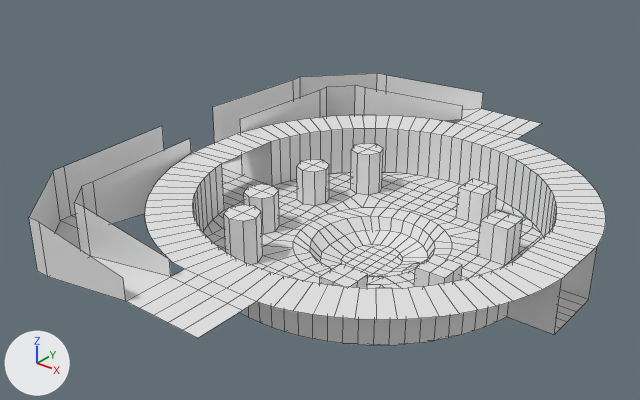
An edit to the OBJ model scenes/maps/dm_grove/dm_grove.obj, drawn before and after from the same camera.
Both versions are drawn from a camera (50 mm lens) standing at (494.0, -710.0, 471.0) and looking at (-54.0, -25.0, 46.0). The axes (+X, +Y, +Z) are drawn at lower left. The lights are the same throughout. The first picture is the older version. Mesh edges are drawn as thin lines. Where no turn or scale is listed for an object, it has been applied to the vertices.
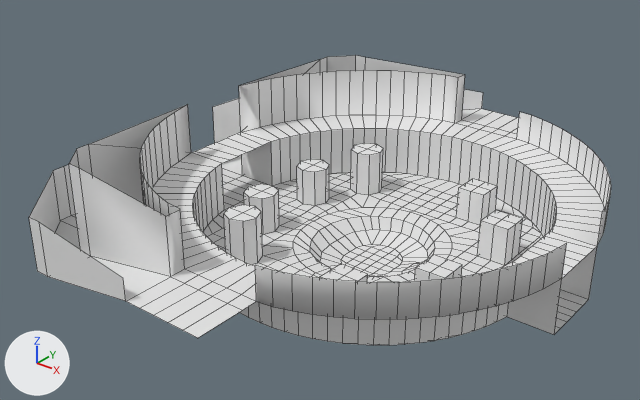
Pixel boxes (x1, y1, x2, y2) of what changed, in the pictures (640 x 400 px; the box of a moved part takes in the faces that stretch with it):
'Plane', reshaped (7% taller): before (29, 73, 606, 345); after (29, 55, 611, 345)
part 1 of me_plane, moved or reshaped: (310, 216, 435, 277) in both
part 2 of me_plane, built on: before (74, 85, 463, 277); after (69, 55, 611, 320)

Patch to the scene script:
```diff
--- a/scenes/maps/dm_grove/dm_grove.obj.py
+++ b/scenes/maps/dm_grove/dm_grove.obj.py
@@ me_plane @@
 # used by ob_plane; location = (0.0, 0.0, 0.0)
 # verts and faces of me_plane; kept vertices keep their numbers, new ones are numbered from 833
 # before: 226 (43.0, 46.0, -16.0) at pixel (426, 251), 261 (-35.0, 49.0, -19.0), 642 (43.0, -46.0, -16.0), 670 (-35.0, -49.0, -19.0)
-me_plane.from_pydata(...)  # 833 vertices, 764 faces; spans x -284.0..235.0, y -308.0..308.0, z -22.0..83.0
+me_plane.from_pydata(...)  # 899 vertices, 832 faces; spans x -284.0..235.0, y -308.0..308.0, z -22.0..121.0
+# me_plane part 1
+verts[642] = (43.0, -46.0, -14.0)  # moved
+verts[226] = (43.0, 46.0, -14.0)  # moved, pixel (426, 250)
+verts[670] = (-35.0, -49.0, -15.0)  # moved, pixel (319, 262)
+verts[261] = (-35.0, 49.0, -15.0)  # moved, pixel (372, 229)
+# me_plane part 2
+# 6 vertices are removed from x -236.0..-42.0, y -255.0..255.0, z 78.0
+# 6 faces are deleted
+# 6 vertices in x -228.0..-185.0, y -237.0..237.0, z 78.0 move by (0.0, 0.0, 43.0)
+# 2 vertices are added at (-228.0, -192.0, 121.0), (-228.0, 192.0, 121.0)
+# 36 new vertices lie (0.0, 0.0, 61.0) away from vertices in x -236.0..-42.0, y -255.0..255.0, z 60.0
+# 34 new vertices lie (0.0, 0.0, 36.0) away from vertices in x 46.0..235.0, y -238.0..238.0, z 60.0
+# 74 new faces join them
```
